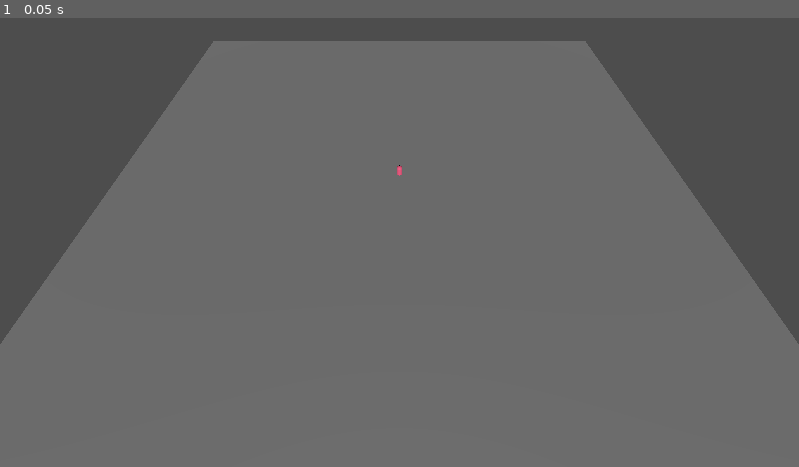
Above: before the commit, frame 1.
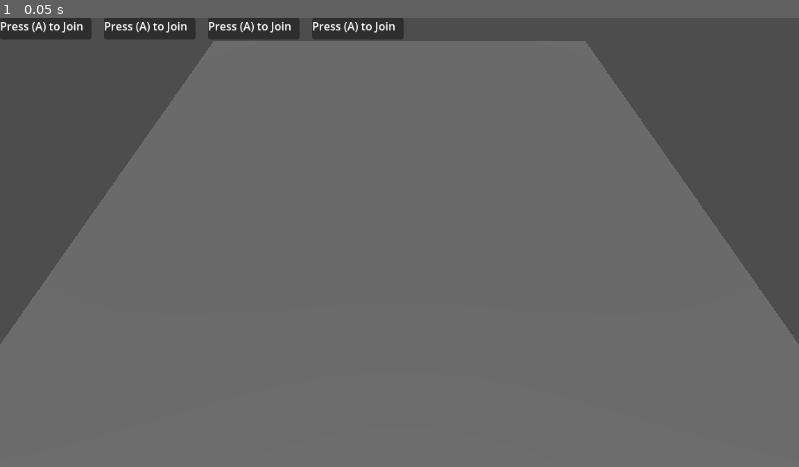
Above: after the commit, the same moment.

Repository: icvara/GGJ26
Game: Godot game, scene res://Player/test_ground.tscn
Two runs of this game, one before a commit and one after it. Both use one fixed random seed, a clock stepped at 60 frames per second and the inputs below. This scene is started directly instead of the project's main scene.
Inputs:
- Up to frame 1 (0.05 s): no input

The runs differ from the first frame. In frame 1, 2.0% of the frame differs, in the area x 0-51%, y 0-36%.

Commit message:
player manger

Diff:
--- /dev/null
+++ b/godot-ggj-26/Player/HUD.tscn
@@ -0,0 +1,22 @@
+[gd_scene load_steps=2 format=3 uid="uid://btoc3r2cul1s5"]
+
+[ext_resource type="PackedScene" uid="uid://cwvogerwgo7kl" path="res://Player/player_hud.tscn" id="1_a1gsu"]
+
+[node name="HUD" type="CanvasLayer"]
+
+[node name="HBoxContainer" type="HBoxContainer" parent="."]
+offset_right = 40.0
+offset_bottom = 40.0
+theme_override_constants/separation = 150
+
+[node name="Player_HUD" parent="HBoxContainer" instance=ExtResource("1_a1gsu")]
+layout_mode = 2
+
+[node name="Player_HUD2" parent="HBoxContainer" instance=ExtResource("1_a1gsu")]
+layout_mode = 2
+
+[node name="Player_HUD3" parent="HBoxContainer" instance=ExtResource("1_a1gsu")]
+layout_mode = 2
+
+[node name="Player_HUD4" parent="HBoxContainer" instance=ExtResource("1_a1gsu")]
+layout_mode = 2
--- /dev/null
+++ b/godot-ggj-26/Player/player_hud.tscn
@@ -0,0 +1,20 @@
+[gd_scene format=3 uid="uid://cwvogerwgo7kl"]
+
+[node name="Player_HUD" type="Control"]
+layout_mode = 3
+anchors_preset = 15
+anchor_right = 1.0
+anchor_bottom = 1.0
+grow_horizontal = 2
+grow_vertical = 2
+
+[node name="Panel" type="Panel" parent="."]
+layout_mode = 0
+offset_right = 132.0
+offset_bottom = 31.0
+
+[node name="Label" type="Label" parent="Panel"]
+layout_mode = 0
+offset_right = 40.0
+offset_bottom = 23.0
+text = "Press (A) to Join"
--- /dev/null
+++ b/godot-ggj-26/Player/player_manager.gd
@@ -0,0 +1,20 @@
+extends Node3D
+
+@export var player_scene : PackedScene
+
+func _physics_process(delta: float) -> void:
+
+	if Input.is_joy_button_pressed(0, 0):
+		invoke_player(0)
+	if Input.is_joy_button_pressed(1, 0):
+		invoke_player(1)
+	if Input.is_joy_button_pressed(2, 0):
+		invoke_player(2)
+	if Input.is_joy_button_pressed(3, 0):
+		invoke_player(3)
+
+
+func invoke_player(ID):
+	var newplayer = player_scene.instantiate()
+	newplayer.playerID = ID
+	add_child(newplayer)
--- /dev/null
+++ b/godot-ggj-26/Player/player_manager.tscn
@@ -0,0 +1,6 @@
+[gd_scene load_steps=2 format=3 uid="uid://c1ieubwd83hes"]
+
+[ext_resource type="Script" uid="uid://bjq1kfmkbvlli" path="res://Player/player_manager.gd" id="1_sywvt"]
+
+[node name="Player_manager" type="Node3D"]
+script = ExtResource("1_sywvt")
--- a/godot-ggj-26/Player/test_ground.tscn
+++ b/godot-ggj-26/Player/test_ground.tscn
@@ -1,6 +1,8 @@
-[gd_scene load_steps=4 format=3 uid="uid://6cyhwm5acmh5"]
+[gd_scene load_steps=6 format=3 uid="uid://6cyhwm5acmh5"]
 
 [ext_resource type="PackedScene" uid="uid://db776obwvfsan" path="res://Player/player.tscn" id="1_q4wde"]
+[ext_resource type="PackedScene" uid="uid://btoc3r2cul1s5" path="res://Player/HUD.tscn" id="2_4ow0i"]
+[ext_resource type="PackedScene" uid="uid://c1ieubwd83hes" path="res://Player/player_manager.tscn" id="2_ymuet"]
 
 [sub_resource type="PlaneMesh" id="PlaneMesh_2sftl"]
 size = Vector2(100, 100)
@@ -18,11 +20,13 @@
 [node name="CollisionShape3D" type="CollisionShape3D" parent="MeshInstance3D/StaticBody3D"]
 shape = SubResource("ConcavePolygonShape3D_q4wde")
 
-[node name="Player" parent="." instance=ExtResource("1_q4wde")]
-transform = Transform3D(1, 0, 0, 0, 1, 0, 0, 0, 1, 0, 1.2886333, 0)
-
 [node name="Camera3D" type="Camera3D" parent="."]
 transform = Transform3D(1, 0, 0, 0, 0.5322263, 0.84660214, 0, -0.84660214, 0.5322263, 0, 37.80361, 37.767136)
 
 [node name="DirectionalLight3D" type="DirectionalLight3D" parent="."]
 transform = Transform3D(1, 0, 0, 0, 0.8660254, 0.5, 0, -0.5, 0.8660254, 0, 0, 0)
+
+[node name="HUD" parent="." instance=ExtResource("2_4ow0i")]
+
+[node name="Player_manager" parent="." instance=ExtResource("2_ymuet")]
+player_scene = ExtResource("1_q4wde")
Not shown, added: godot-ggj-26/Player/player_manager.gd.uid
